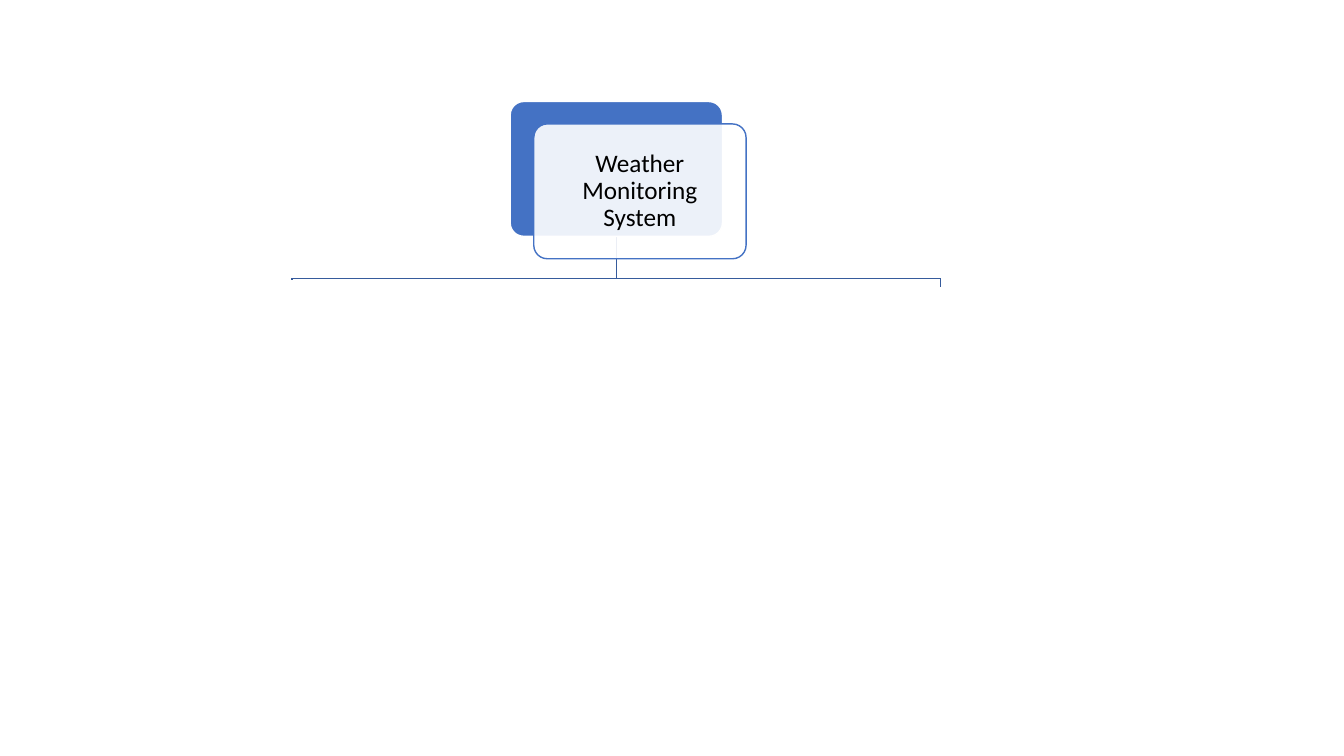
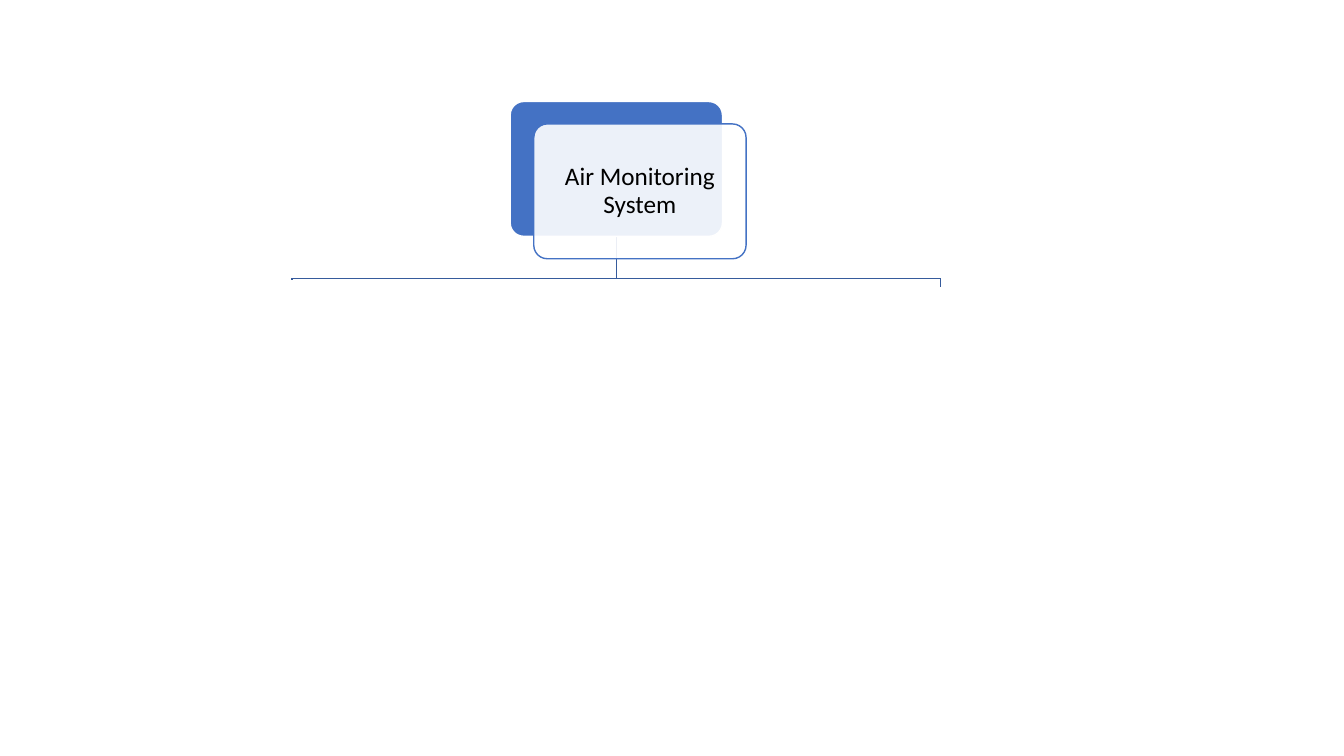
Before and after one commit to Danielc3388/AirMonitor, a slide deck: slide 6 of Presentation of proposal.pptx. Drawn at 1344x756 pixels with LibreOffice and Linux fonts; fonts in the diff are those of the drawing. Boxes give left, top, right and bottom in pixels: in the first picture for what was removed or moved away, otherwise in the second. Text is boxed around its words. In the diff, an @@ line names an element or a change of style, - is before the commit and + after.

Commit message:
powerpoint

```diff
--- a/Presentation of proposal.pptx
+++ b/Presentation of proposal.pptx
@@ text at bbox=[565, 167, 715, 217]: text changed @@
-Weather Monitoring System
+Air Monitoring System
```
Also in this commit, not shown: 1 other slide changed, 1 slide removed.
